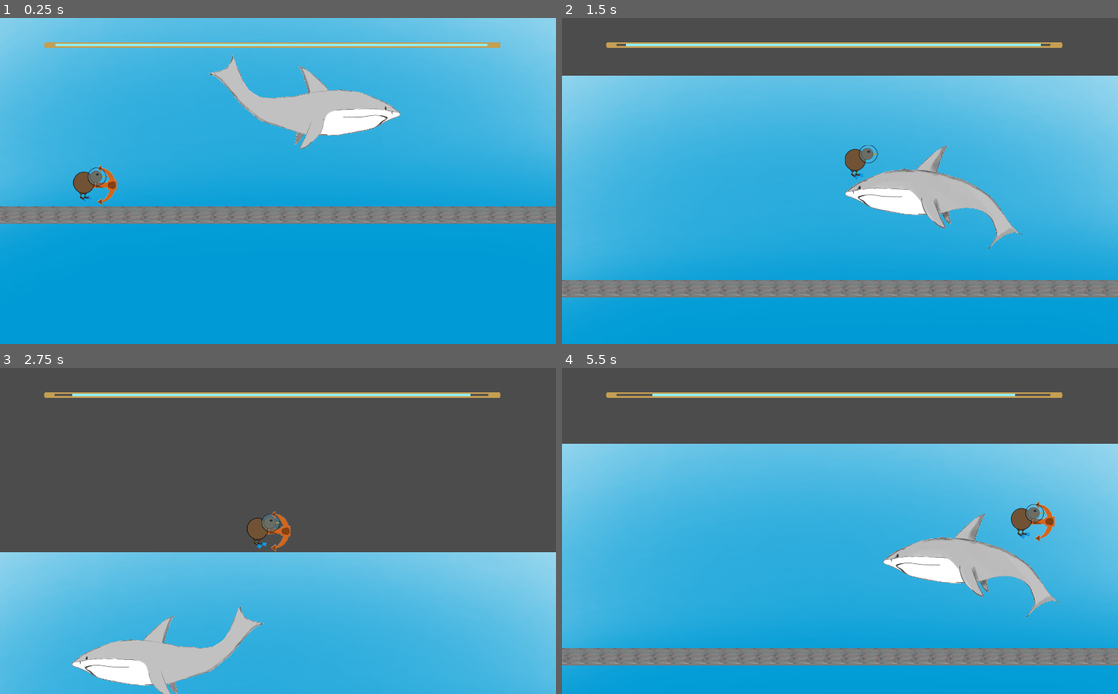
Above: before the commit, frames 1-4 (two rows, left to right).
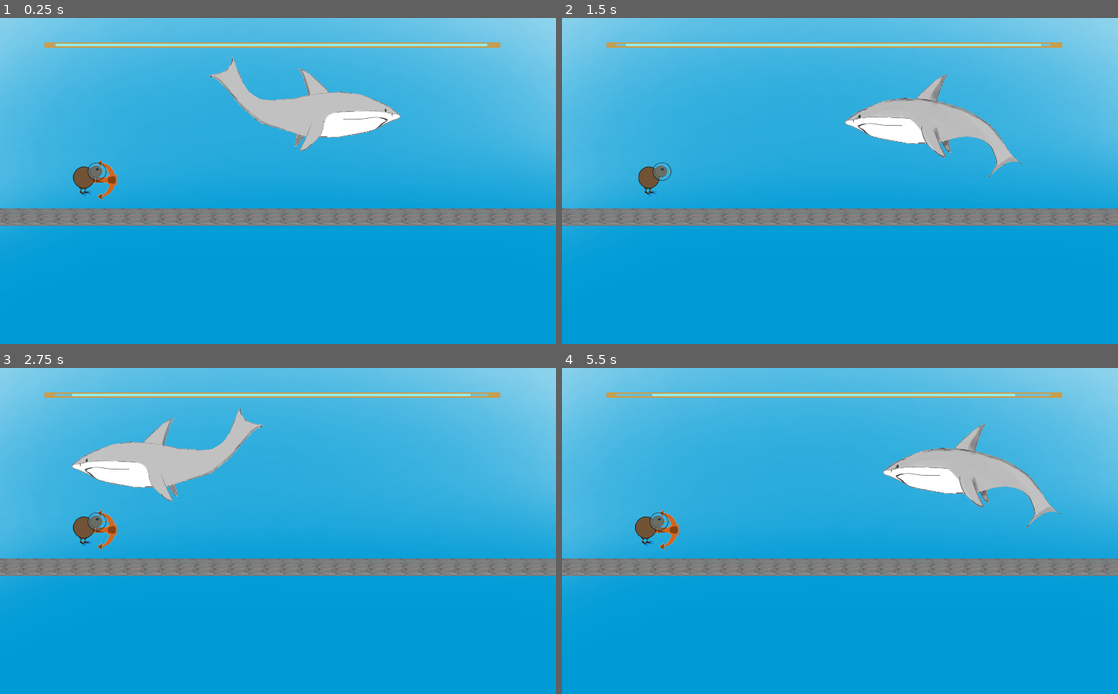
Above: after the commit, the same moments.

Repository: Cpt-Barbosa/CodeGameJam2022
Game: Godot game, scene res://scenes/Game.tscn
Two runs of this game, one before a commit and one after it. Both use one fixed random seed, a clock stepped at 60 frames per second and the inputs below.
Inputs:
- Up to frame 1 (0.25 s): no input
- Up to frame 2 (1.5 s): hold D (move_right) from 0.53 s (still down); tap Space (jump) at 0.77 s
- Up to frame 3 (2.75 s): tap Space (jump) at 1.52 s; release D (move_right) at 2.03 s; hold Q (move_left) from 2.03 s (still down)
- Up to frame 4 (5.5 s): release Q (move_left) at 2.78 s; hold D (move_right) 2.78-4.28 s; tap Space (jump) at 3.02, 3.77, 4.52 s; hold Q (move_left) 4.28-5.03 s; hold D (move_right) from 5.03 s (still down)

The runs differ from the first frame. In frame 1, 3.3% of the frame differs, in the area x 0-100%, y 11-64%; in frame 2, 67%; in frame 3, 99%, in the area x 0-100%, y 0-100%; in frame 4, 78%.
Error after the commit: Invalid call. Nonexistent function 'set_animation' in base 'Sprite'. (res://scripts/Joueur.gd:43)

Commit message:
Réglage  caméra

Diff:
--- a/scenes/Joueur.tscn
+++ b/scenes/Joueur.tscn
@@ -1,11 +1,9 @@
-[gd_scene load_steps=24 format=2]
+[gd_scene load_steps=21 format=2]
 
 [ext_resource path="res://scripts/Joueur.gd" type="Script" id=1]
 [ext_resource path="res://sprite/joueur/Kiwi_-_droite_64.png" type="Texture" id=2]
-[ext_resource path="res://sprite/joueur/Kiwi_-_bas_64.png" type="Texture" id=3]
 [ext_resource path="res://sprite/joueur/Kiwi_D_Coffre.png" type="Texture" id=4]
 [ext_resource path="res://scenes/barreOxy.tscn" type="PackedScene" id=5]
-[ext_resource path="res://sprite/joueur/Kiwi_B_Coffre.png" type="Texture" id=6]
 [ext_resource path="res://sprite/joueur/attack 4.png" type="Texture" id=7]
 [ext_resource path="res://sprite/joueur/attack 2.png" type="Texture" id=8]
 [ext_resource path="res://sprite/joueur/attack 3.png" type="Texture" id=9]
@@ -17,29 +15,6 @@
 
 [sub_resource type="CircleShape2D" id=3]
 radius = 32.0156
-
-[sub_resource type="SpriteFrames" id=2]
-animations = [ {
-"frames": [ ExtResource( 4 ) ],
-"loop": true,
-"name": "moving_coffre",
-"speed": 5.0
-}, {
-"frames": [ ExtResource( 3 ) ],
-"loop": true,
-"name": "falling",
-"speed": 5.0
-}, {
-"frames": [ ExtResource( 2 ) ],
-"loop": true,
-"name": "moving",
-"speed": 5.0
-}, {
-"frames": [ ExtResource( 6 ) ],
-"loop": true,
-"name": "falling_coffre",
-"speed": 5.0
-} ]
 
 [sub_resource type="CapsuleShape2D" id=7]
 radius = 26.0
@@ -159,10 +134,6 @@
 position = Vector2( 0, -3 )
 shape = SubResource( 3 )
 
-[node name="AnimatedSprite" type="AnimatedSprite" parent="."]
-visible = false
-frames = SubResource( 2 )
-
 [node name="Sprite" type="Sprite" parent="."]
 texture = ExtResource( 2 )
 
@@ -176,6 +147,7 @@
 [node name="vision_Joueur" type="Camera2D" parent="."]
 current = true
 limit_left = 0
+limit_top = 1
 limit_right = 1015
 limit_bottom = 3445
 smoothing_enabled = true
